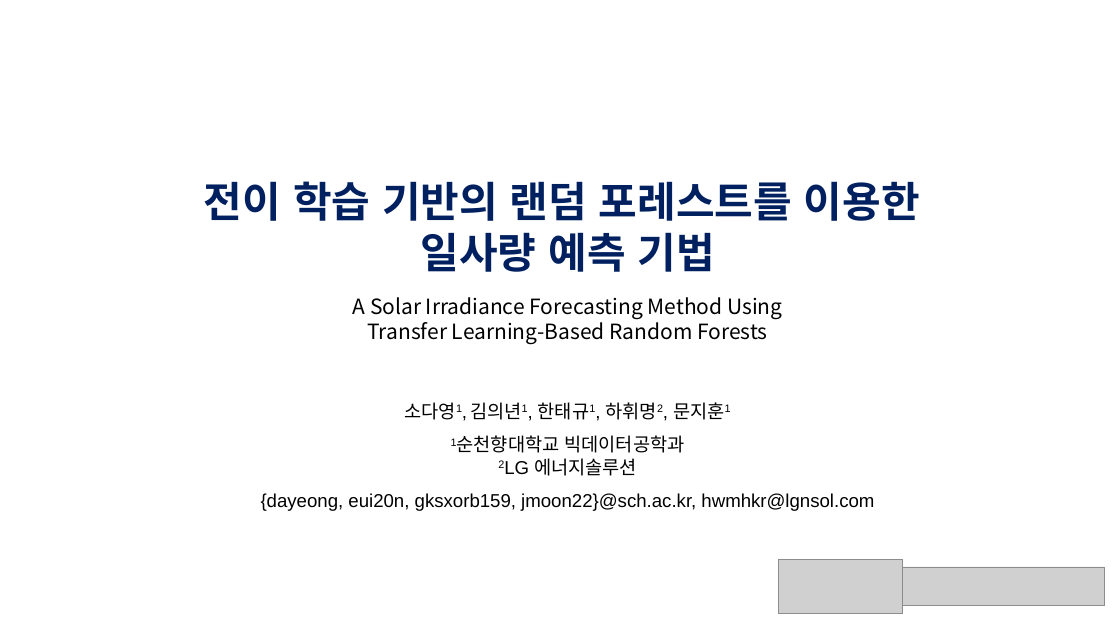
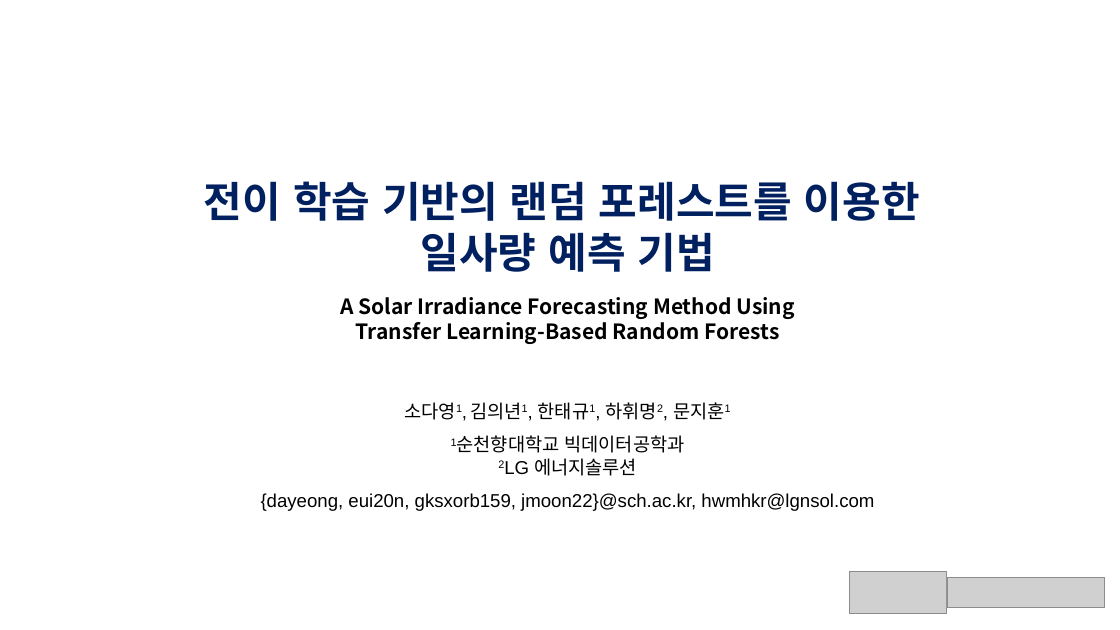
Before and after one commit to TaegyuHan/Solar_radiation_prediction_model, a slide deck: slide 1 of KICS_PT/[KICS] 모델 poster.pptx. Drawn at 1120x630 pixels with LibreOffice and Linux fonts; fonts in the diff are those of the drawing; grey boxes stand for pictures. Boxes give left, top, right and bottom in pixels: in the first picture for what was removed or moved away, otherwise in the second. Text is boxed around its words. In the diff, an @@ line names an element or a change of style, - is before the commit and + after.

```diff
--- a/KICS_PT/[KICS] 모델 poster.pptx
+++ b/KICS_PT/[KICS] 모델 poster.pptx
@@ title "전이 학습 기반의 랜덤 포레스트를 ..." at (204, 181, 920, 344): bold on in "A Solar Irradiance Forecasting Method Using Transfer ..." @@
@@ picture: place and size @@
-picture at (779, 560, 903, 613)
+picture at (850, 571, 948, 613)
@@ picture: place and size @@
-picture at (903, 567, 1106, 606)
+picture at (947, 577, 1105, 607)
```
Also in this commit, not shown: 11 other slides changed, 3 slides added, 2 slides removed.
